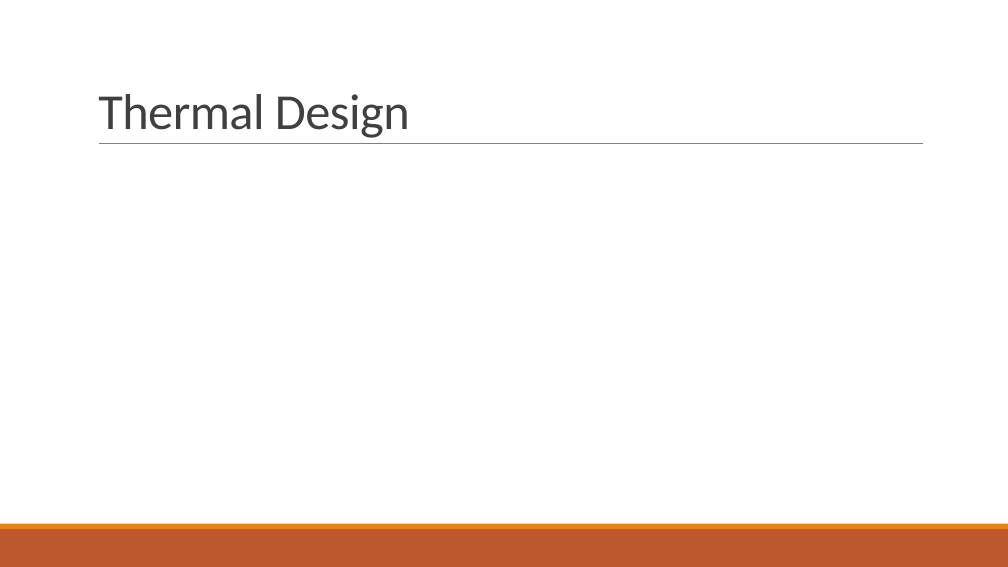
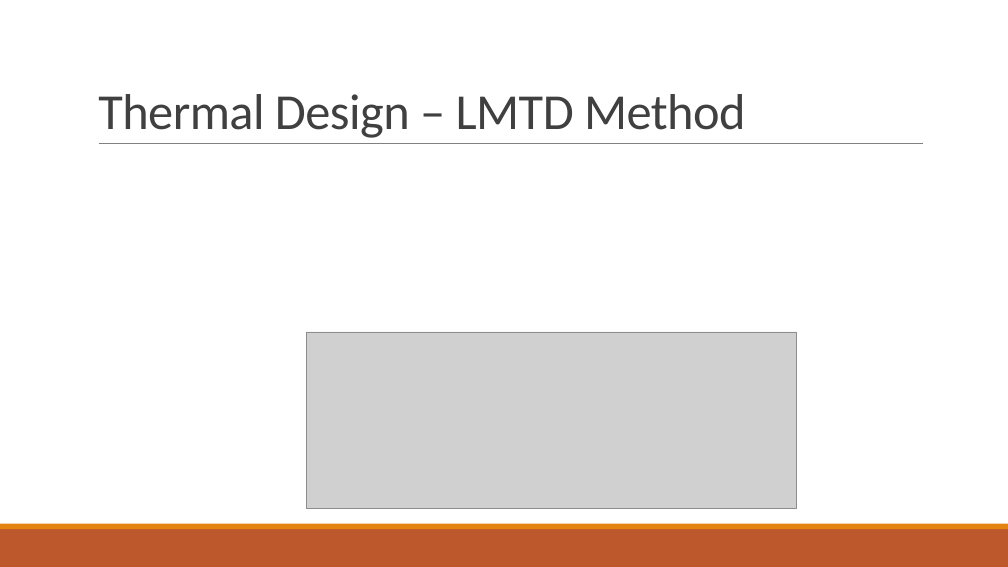
Before and after one commit to ZichuanLi0806/GA3_code, a slide deck: slide 4 of Presentation.pptx. Drawn at 1008x567 pixels with LibreOffice and Linux fonts; fonts in the diff are those of the drawing; grey boxes stand for pictures. Boxes give left, top, right and bottom in pixels: in the first picture for what was removed or moved away, otherwise in the second. Text is boxed around its words. In the diff, an @@ line names an element or a change of style, - is before the commit and + after.

Commit message:
ppt

```diff
--- a/Presentation.pptx
+++ b/Presentation.pptx
@@ title at [98, 94, 746, 138]: text changed @@
-Thermal Design
+Thermal Design – LMTD Method
@@ picture added at [306, 332, 796, 509] @@
```
Also in this commit, not shown: 1 slide added, 1 other file.
